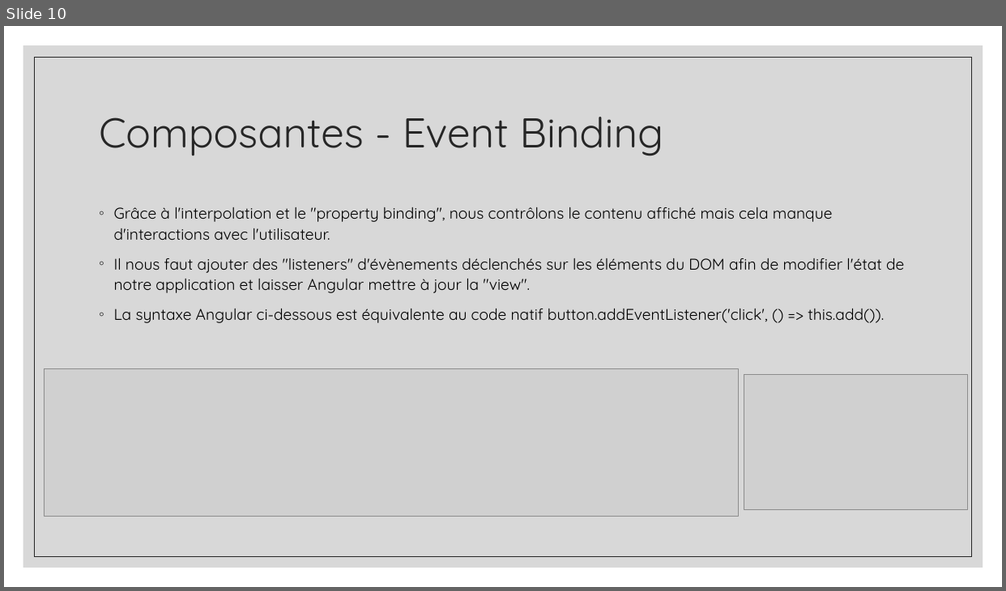
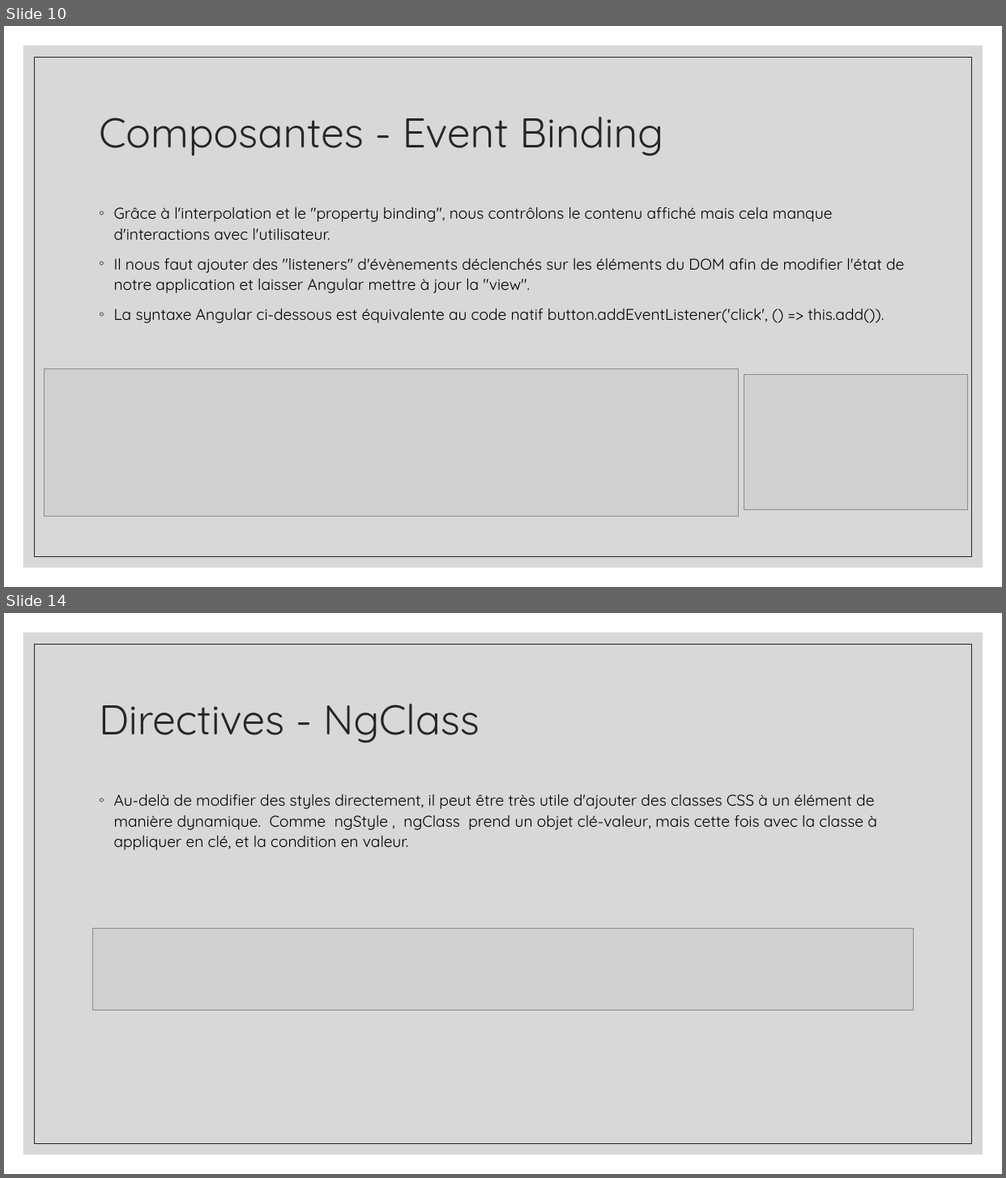
Before and after one commit to ayoubelabassi/todolist, a slide deck: task/ANGULAR.pptx. Shown one above the other, each under a label of ours: slide 10 before the commit, slides 10 and 14 after it; the slides between them are not shown. The pictures are 1006x591 and 1006x1178 pixels, drawn with LibreOffice and Linux fonts; fonts in the diff are those of the drawing; grey boxes stand for pictures. Boxes give left, top, right and bottom in pixels: in the first picture for what was removed or moved away, otherwise in the second. Text is boxed around its words. In the diff, an @@ line names an element or a change of style, - is before the commit and + after.

```diff
--- a/task/ANGULAR.pptx
+++ b/task/ANGULAR.pptx
@@ slide 14 added at bbox=[4, 613, 1002, 1174], background #FFFFFF; not listed: 2 template elements that a slide beside it also shows @@
@@ title added at bbox=[99, 704, 479, 743], 40 pt, text #262626 @@
+Directives - NgClass
@@ text added at bbox=[114, 794, 877, 850], 15 pt, text #000000 @@
+◦ Au-delà de modifier des styles directement, il peut être très utile d'ajouter des classes CSS à un élément de manière dynamique. Comme ngStyle , ngClass prend un objet clé-valeur, mais cette fois avec la classe à appliquer en clé, et la condition en valeur.
@@ picture added at bbox=[92, 928, 914, 1010] @@
```
Also in this commit, not shown: 1 slide changed, 6 other slides added, 1 slide removed, 1 other file.
